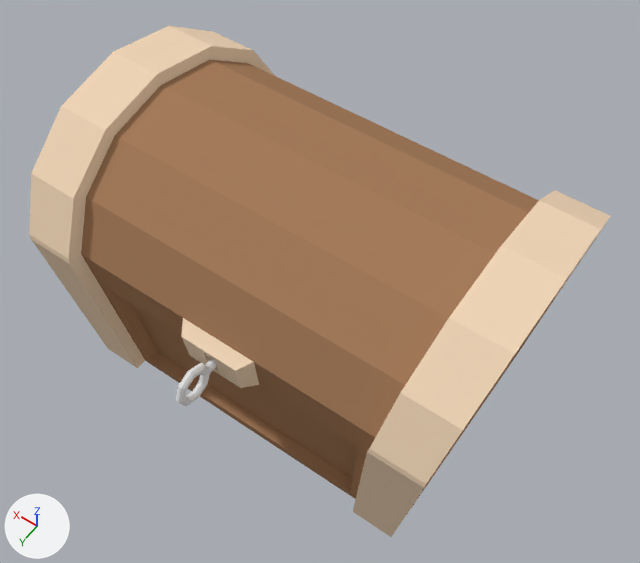
Two versions of the Blender file Assets/Modelli/treasure_chest_blender.blend, one commit apart.
Camera for both pictures: a 50 mm lens placed at (-0.808, 1.123, 2.06), pointed at (-0.037, 0.043, 0.363). The axes (+X, +Y, +Z) are drawn at lower left. The lights are the same throughout.

The older version as bpy lines, for what is in view:
```python
me_chest_ope0 = bpy.data.meshes.new('Chest_Ope0')
me_chest_ope0.from_pydata(...)  # 116 vertices, 212 faces; spans x -0.539..0.544, y -0.402..0.404, z 0.002..0.468
# faces by material slot: [96, 116]
me_chest_ope0.materials.append(mat_wood_1)  # beige #f1d7b9
me_chest_ope0.materials.append(mat_wood_2)  # brown #a77e5d
me_chest_ope0_001 = bpy.data.meshes.new('Chest_Ope0.001')
me_chest_ope0_001.from_pydata(...)  # 68 vertices, 132 faces; spans x -1.128..0.045, y -0.794..-0.001, z 0.0..0.273
# faces by material slot: [92, 40]
me_chest_ope0_001.materials.append(mat_wood_1)  # beige #f1d7b9
me_chest_ope0_001.materials.append(mat_wood_2)  # brown #a77e5d
me_cylinder = bpy.data.meshes.new('Cylinder')
me_cylinder.from_pydata(...)  # 102 vertices, 105 faces; spans x -0.009..0.009, y -0.011..0.177, z -0.051..0.054
me_cylinder.materials.append(mat_chiave)  # white #e7e7e7
ob_chest = bpy.data.objects.new('Chest', me_chest_ope0)
ob_chest.location = (0.0, 0.0, 0.0)
ob_chest_coperchio = bpy.data.objects.new('Chest-coperchio', me_chest_ope0_001)
ob_chest_coperchio.parent = ob_chest
ob_chest_coperchio.location = (-0.539, -0.39, 0.468)
ob_chest_coperchio.rotation_euler = (0.0, 0.0, -3.142)  # degrees (0, 0, -180)
ob_chiave = bpy.data.objects.new('chiave', me_cylinder)
ob_chiave.parent = ob_chest
ob_chiave.location = (0.0, 0.338, 0.409)
```
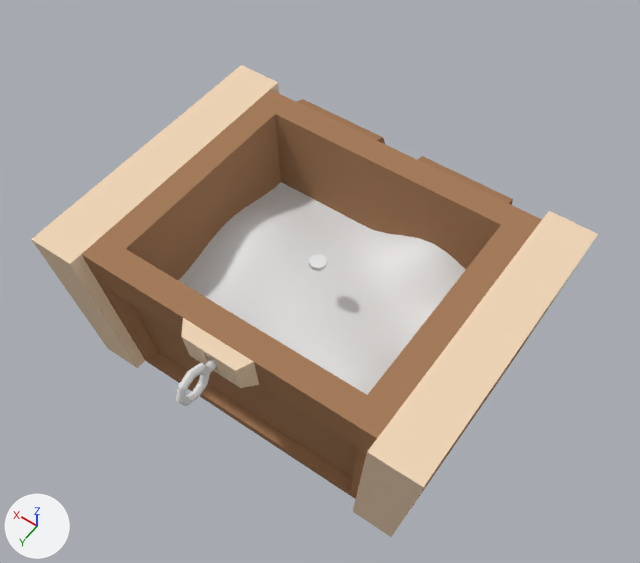
Pixel boxes (x1, y1, x2, y2) of what changed, in the pictures (640 x 563 px):
'Chest-coperchio', hidden (brown): before (29, 26, 611, 488)
'money', added: after (178, 182, 466, 395)
'Coin', added: after (309, 254, 327, 271)
'Chest', unchanged, uncovered by the edit: before (32, 240, 575, 537); after (31, 65, 598, 537)

What changed in the scene script:
```text
Add me_plane:
    me_plane.from_pydata(...)  # 289 vertices, 256 faces; spans x -0.404..0.404, y -0.306..0.306, z 0.232..0.345
    me_plane.polygons.foreach_set('use_smooth', [True] * 256)
Add me_cylinder_002:
    me_cylinder_002.from_pydata(...)  # an 8-sided cylinder along z spanning x -0.023..0.023, y -0.023..0.023, z -0.0058..0.0058
Change ob_chest_coperchio:
    add ob_chest_coperchio.hide_viewport = True
Add ob_money:
    ob_money = bpy.data.objects.new('money', me_plane)
    ob_money.parent = ob_chest
    ob_money.location = (0.0, 0.0, 0.0)
    ob_money.scale = (0.88, 0.88, 0.88)
Add ob_coin:
    ob_coin = bpy.data.objects.new('Coin', me_cylinder_002)
    ob_coin.parent = ob_chest
    ob_coin.location = (0.0, 0.0, 0.366)
```
